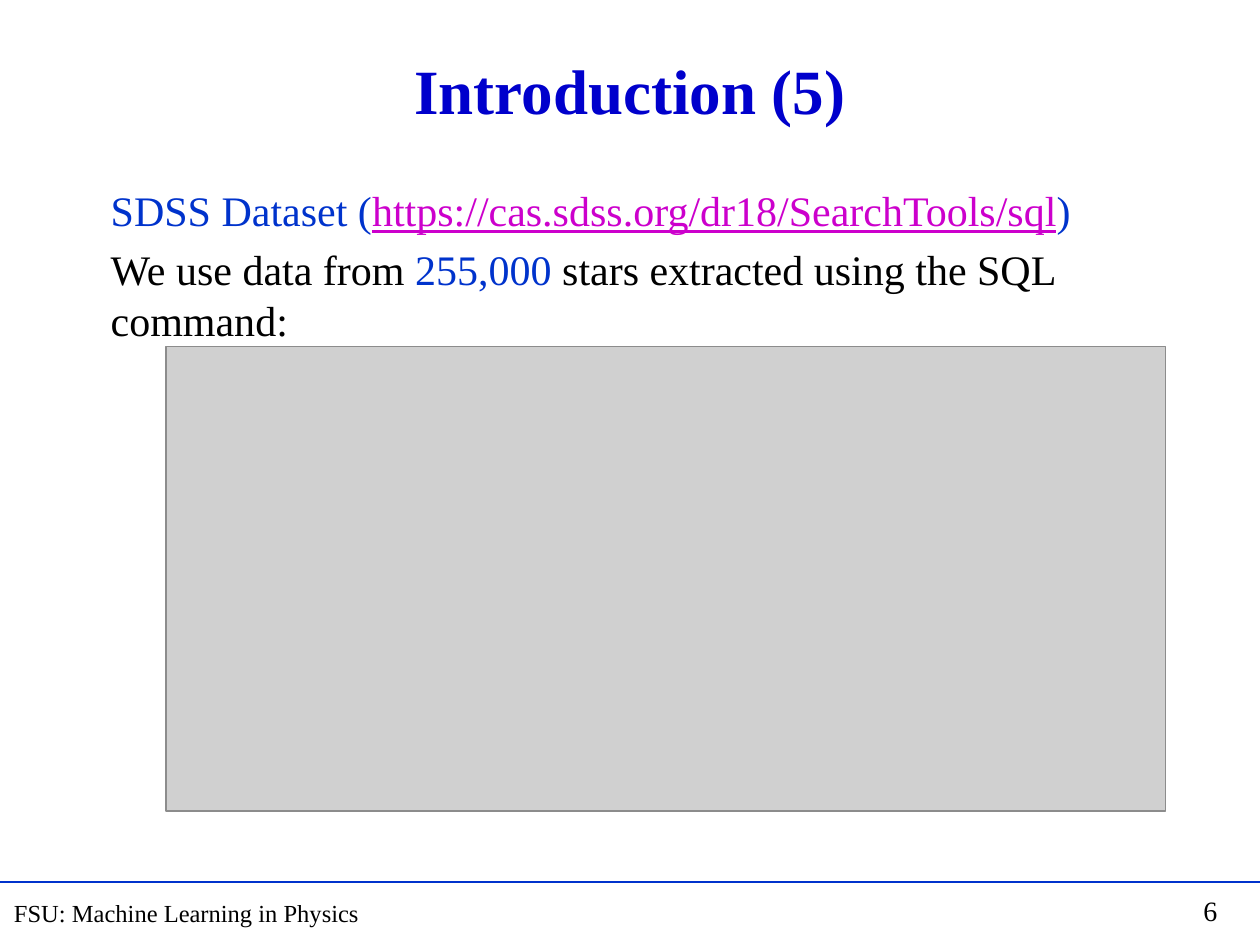
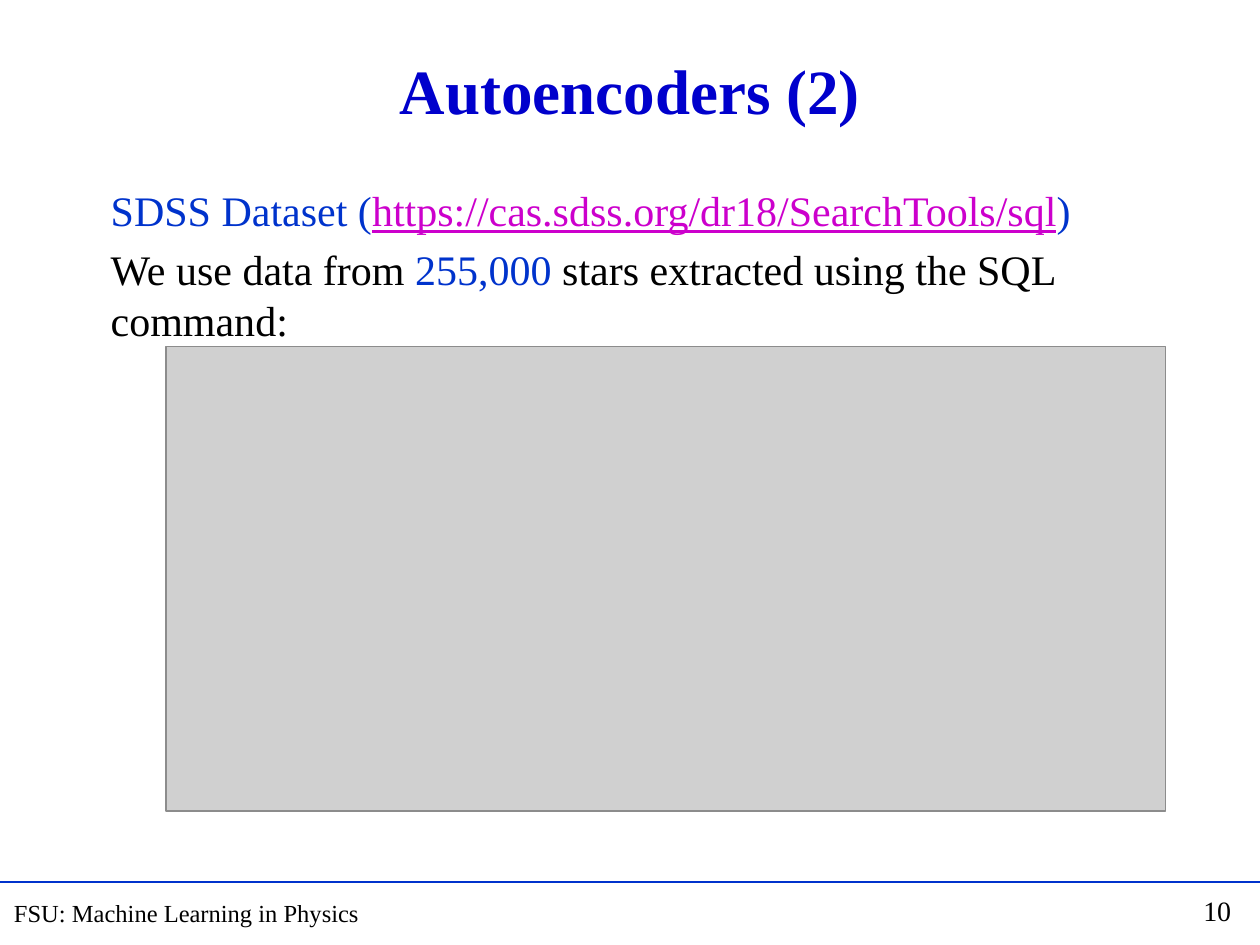
Before and after one commit to hbprosper/mlinphysics, a slide deck: slide 10 of Lectures/05.AE/Lecture_AE.pptx (slide 6 before the commit). Drawn at 1260x945 pixels with LibreOffice and Linux fonts; fonts in the diff are those of the drawing; grey boxes stand for pictures. Boxes give left, top, right and bottom in pixels: in the first picture for what was removed or moved away, otherwise in the second. Text is boxed around its words. In the diff, an @@ line names an element or a change of style, - is before the commit and + after.

```diff
--- a/Lectures/05.AE/Lecture_AE.pptx
+++ b/Lectures/05.AE/Lecture_AE.pptx
@@ title at [400, 70, 859, 126]: text changed @@
-Introduction (5)
+Autoencoders (2)
@@ page number at [1203, 902, 1231, 922]: text changed @@
-6
+10
```
Also in this commit, not shown: 8 other slides changed, 8 slides added, 3 slides removed, 2 other files.
